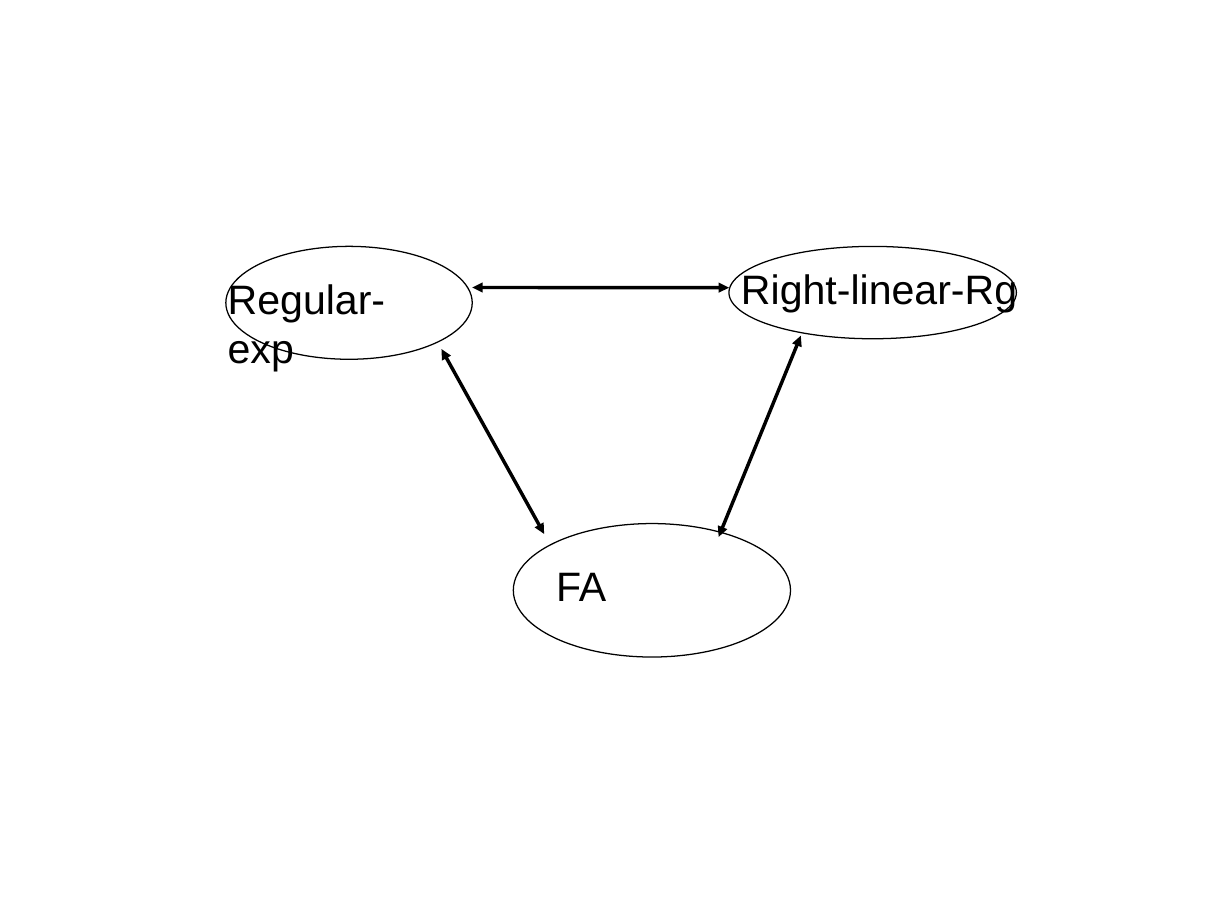
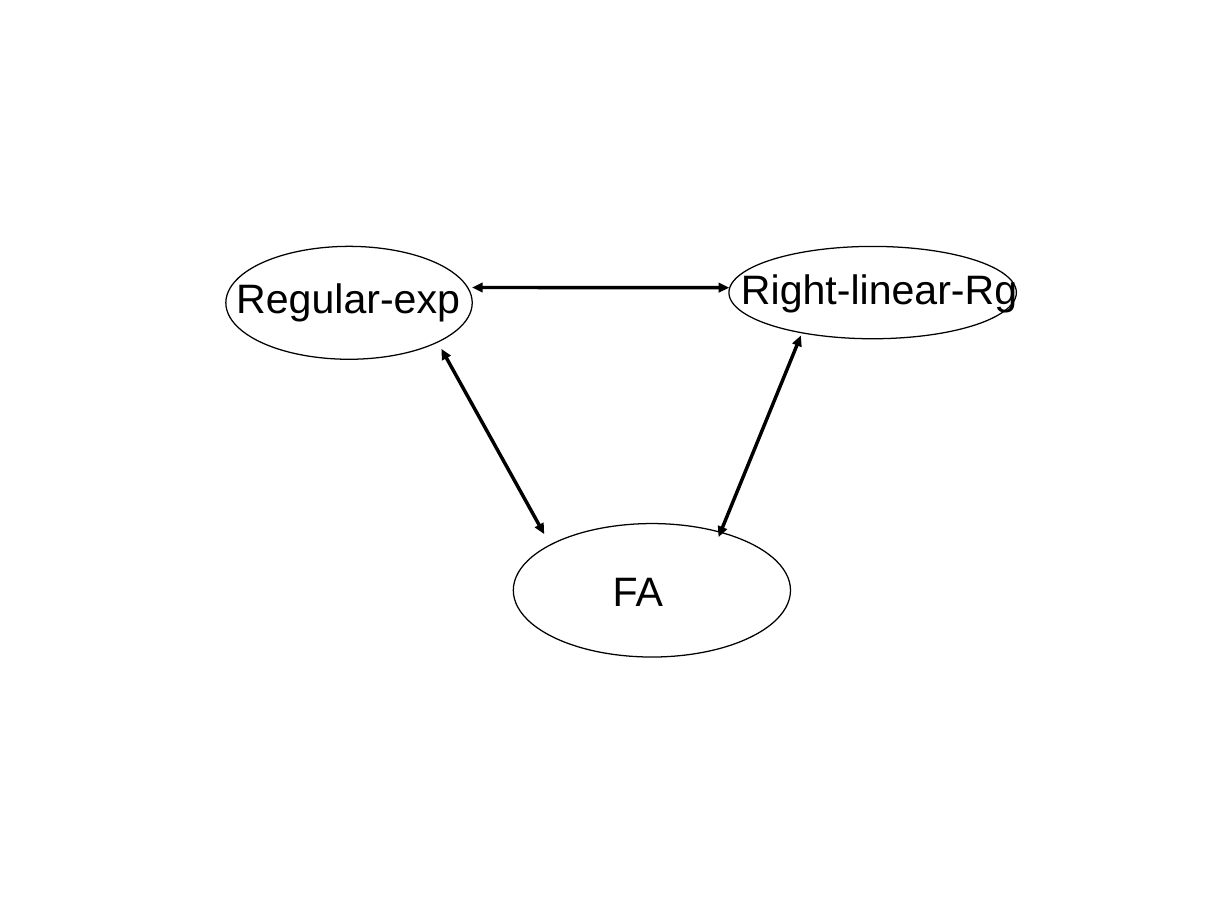
Before and after one commit to GeneralNitin/S6, a slide deck: slide 98 of 02. Compiler Design/PPTs/Module 1.ppt (slide 100 before the commit). Drawn at 1232x924 pixels with LibreOffice and Linux fonts; fonts in the diff are those of the drawing. Boxes give left, top, right and bottom in pixels: in the first picture for what was removed or moved away, otherwise in the second. Text is boxed around its words. In the diff, an @@ line names an element or a change of style, - is before the commit and + after.

```diff
--- a/02. Compiler Design/PPTs/Module 1.ppt
+++ b/02. Compiler Design/PPTs/Module 1.ppt
@@ text "Regular-exp" rewrapped from (x1=228, y1=281, x2=385, y2=371) to (x1=236, y1=283, x2=460, y2=322) @@
@@ text "FA" moved from (x1=556, y1=572, x2=606, y2=601) to (x1=613, y1=577, x2=663, y2=606) @@
```
Also in this commit, not shown: 70 other slides changed, 2 slides removed, 5 other files.
